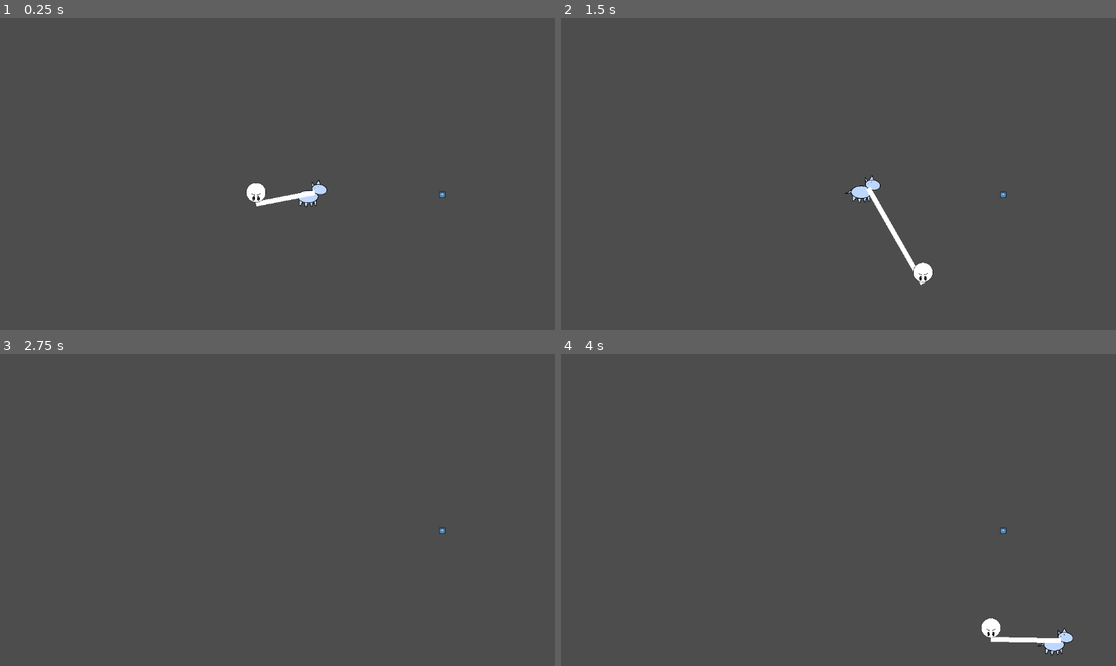
Above: before the commit, frames 1-4 (two rows, left to right).
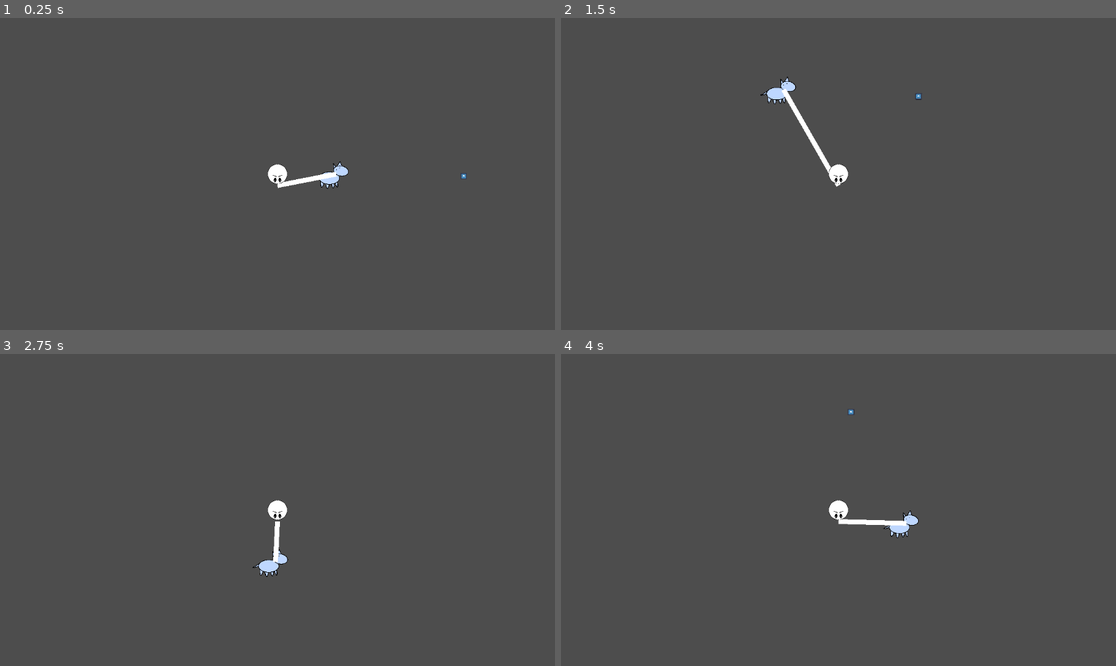
Above: after the commit, the same moments.

Repository: RandomPuddles/Un-Leashed
Game: Godot game, scene res://Scenes/main.tscn
Two runs of this game, one before a commit and one after it. Both use one fixed random seed, a clock stepped at 60 frames per second and the inputs below. This scene is started directly instead of the project's main scene. The engine's default icon, where the game draws it, is replaced by a stand-in: a white triangle on a blue panel in a dark square.
Inputs (mouse positions are in pixels of both pictures, inside the frame that each line leads up to):
- Up to frame 1 (0.25 s): no input
- Up to frame 2 (1.5 s): move the mouse to (960, 158) at 0.52 s; hold D (right) 0.53-1.28 s; click (960, 158) at 0.6 s; move the mouse to (727, 189) at 1.27 s; hold S (down) from 1.28 s (still down); tap Shift (dash) at 1.35 s
- Up to frame 3 (2.75 s): click (166, 525) at 1.55 s; move the mouse to (333, 441) at 2.02 s; release S (down) at 2.03 s; hold D (right) from 2.03 s (still down); click (333, 441) at 2.1 s
- Up to frame 4 (4 s): move the mouse to (810, 572) at 2.77 s; release D (right) at 2.78 s; hold W (up) 2.78-3.53 s; click (810, 572) at 2.85 s; move the mouse to (1005, 556) at 3.52 s; hold A (left) from 3.53 s (still down); tap Shift (dash) at 3.6 s; click (1005, 556) at 3.8 s

The runs differ from the first frame. In frame 1, 1.1% of the frame differs, in the area x 44-84%, y 45-61%; in frame 2, 1.4%, in the area x 35-81%, y 18-86%; in frame 3, 0.5%; in frame 4, 1.2%.

Commit message:
Added level timer along with max dog yank strength and a dog yank cooldown.

Diff:
--- /dev/null
+++ b/un-leashed/Scenes/levelTimer.tscn
@@ -0,0 +1,14 @@
+[gd_scene format=3 uid="uid://b056lyj2kjo7s"]
+
+[ext_resource type="Script" uid="uid://b805acwga8njg" path="res://Scripts/levelTime.gd" id="1_yaww0"]
+[ext_resource type="Script" uid="uid://crefxn8vomlrm" path="res://Scripts/levelTimeDisplay.gd" id="2_gs2mq"]
+
+[node name="Node2D" type="Timer" unique_id=2077822776]
+script = ExtResource("1_yaww0")
+
+[node name="Label" type="Label" parent="." unique_id=184779374]
+offset_left = 1107.0
+offset_top = 6.0
+offset_right = 1147.0
+offset_bottom = 29.0
+script = ExtResource("2_gs2mq")
--- a/un-leashed/Scenes/main.tscn
+++ b/un-leashed/Scenes/main.tscn
@@ -4,11 +4,15 @@
 [ext_resource type="PackedScene" uid="uid://brxjbel0fpejn" path="res://Scenes/dog.tscn" id="2_bo1nx"]
 [ext_resource type="PackedScene" uid="uid://dww64vyks0ygg" path="res://Scenes/testObjectOfInterest.tscn" id="3_8gbba"]
 [ext_resource type="PackedScene" uid="uid://cc8vmip1lqpv8" path="res://Scenes/leash.tscn" id="4_jjvhh"]
+[ext_resource type="PackedScene" uid="uid://b056lyj2kjo7s" path="res://Scenes/levelTimer.tscn" id="5_kry3j"]
 
 [node name="Node2D2" type="Node2D" unique_id=91032526]
 
-[node name="Player" parent="." unique_id=447015847 instance=ExtResource("1_jjgbg")]
+[node name="Player" parent="." unique_id=447015847 node_paths=PackedStringArray("dog") instance=ExtResource("1_jjgbg")]
 position = Vector2(513, 362)
+dog = NodePath("../Dog")
+
+[node name="Camera2D" type="Camera2D" parent="Player" unique_id=709736593]
 
 [node name="Dog" parent="." unique_id=1030532302 instance=ExtResource("2_bo1nx")]
 position = Vector2(669, 366)
@@ -20,3 +24,7 @@
 [node name="Leash" parent="." unique_id=545569987 node_paths=PackedStringArray("player", "dog") instance=ExtResource("4_jjvhh")]
 player = NodePath("../Player")
 dog = NodePath("../Dog")
+
+[node name="LevelTimer" parent="." unique_id=2077822776 instance=ExtResource("5_kry3j")]
+
+[node name="YankTimer" type="Timer" parent="." unique_id=1625220426]
--- /dev/null
+++ b/un-leashed/Scripts/levelTime.gd
@@ -0,0 +1,17 @@
+extends Timer
+
+var levelTimer = 0
+
+# Called when the node enters the scene tree for the first time.
+func _ready() -> void:
+	one_shot = false
+	wait_time = 1
+	autostart = true
+	timeout.connect(onTimeout)
+
+# Called every frame. 'delta' is the elapsed time since the previous frame.
+func _process(_delta: float) -> void:
+	pass
+
+func onTimeout():
+	levelTimer = int(levelTimer + wait_time)
--- /dev/null
+++ b/un-leashed/Scripts/levelTimeDisplay.gd
@@ -0,0 +1,7 @@
+extends Label
+
+@onready var timer = get_parent()
+
+# Called every frame. 'delta' is the elapsed time since the previous frame.
+func _process(_delta: float) -> void:
+	text = str(timer.levelTimer)
--- a/un-leashed/Scripts/player.gd
+++ b/un-leashed/Scripts/player.gd
@@ -1,16 +1,24 @@
 class_name Player
 extends RigidBody2D
 
+@export var dog: Dog
+
 @onready var leash_anchor: Marker2D = $LeashAnchor
 @onready var dash_timer: Timer = $DashTimer
+@onready var yank_timer: Timer = $"../YankTimer"
 
+@export var yankCooldown: float = 1.0
 @export var acceleration: float = 2000.0
 @export var maxSpeed: float = 2000.0
 @export var dashForce: float = 50
 
+var mouseDragStartPos
+@export var maxYank: float = 10000
+
 # Called when the node enters the scene tree for the first time.
 func _ready() -> void:
-	pass # Replace with function body.
+	yank_timer.autostart = false
+	yank_timer.one_shot = true
 
 # Called every frame. 'delta' is the elapsed time since the previous frame.
 func _physics_process(delta: float) -> void:
@@ -24,3 +32,20 @@
 			dash_timer.start(3)
 		else:
 			apply_central_force(moveForce.limit_length(acceleration * mass))
+
+	if Input.is_action_just_pressed("yank"):
+		if yank_timer.is_stopped():
+			mouseDragStartPos = get_global_mouse_position()
+		else:
+			mouseDragStartPos = null
+
+	if Input.is_action_just_released("yank"):
+		if mouseDragStartPos != null:
+			var yankVector = mouseDragStartPos - get_global_mouse_position()
+			var yankStrength: float = yankVector.length() * 50
+			if yankStrength > maxYank:
+				yankStrength = maxYank
+			var yankDirection = yankVector.normalized() # Needed if we want directional dog yanking
+			apply_central_force(yankStrength * yankDirection)
+			dog.apply_central_force(yankStrength * -yankDirection)
+			yank_timer.start(yankCooldown)
--- a/un-leashed/project.godot
+++ b/un-leashed/project.godot
@@ -46,6 +46,11 @@
 "events": [Object(InputEventKey,"resource_local_to_scene":false,"resource_name":"","device":-1,"window_id":0,"alt_press …(195 unchanged characters)…
 ]
 }
+yank={
+"deadzone": 0.2,
+"events": [Object(InputEventMouseButton,"resource_local_to_scene":false,"resource_name":"","device":-1,"window_id":0,"alt_pressed":false,"shift_pressed":false,"ctrl_pressed":false,"meta_pressed":false,"button_mask":1,"position":Vector2(110, 16),"global_position":Vector2(119, 64),"factor":1.0,"button_index":1,"canceled":false,"pressed":true,"double_click":false,"script":null)
+]
+}
 
 [physics]
 
Not shown, added: un-leashed/Scripts/levelTime.gd.uid
Not shown, added: un-leashed/Scripts/levelTimeDisplay.gd.uid
